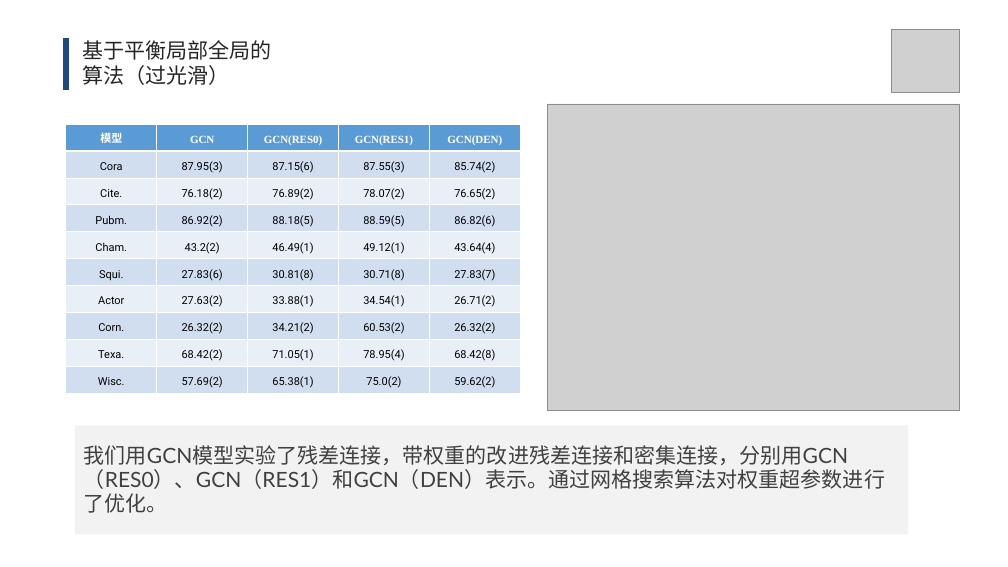
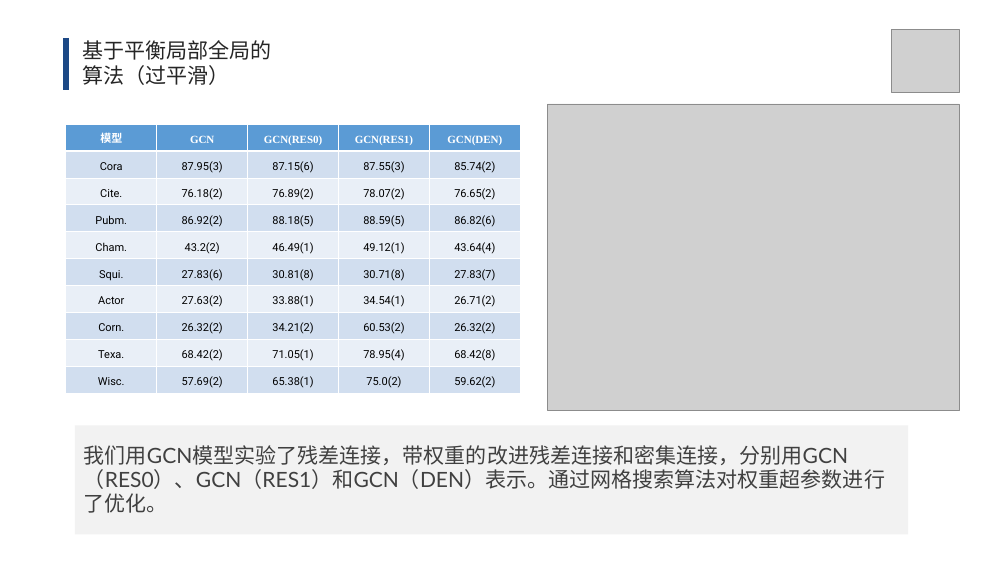
Before and after one commit to lt610/DeepGCN, a slide deck: slide 27 of 毕设提交/ppt/答辩ppt.pptx (slide 26 before the commit). Drawn at 1008x567 pixels with LibreOffice and Linux fonts; fonts in the diff are those of the drawing; grey boxes stand for pictures. Boxes give left, top, right and bottom in pixels: in the first picture for what was removed or moved away, otherwise in the second. Text is boxed around its words. In the diff, an @@ line names an element or a change of style, - is before the commit and + after.

```diff
--- a/毕设提交/ppt/答辩ppt.pptx
+++ b/毕设提交/ppt/答辩ppt.pptx
@@ text at [82,40,271,85]: text changed @@
-基于平衡局部全局的算法（过光滑）
+基于平衡局部全局的算法（过平滑）
```
Also in this commit, not shown: 7 other slides changed, 1 slide added, 13 slides removed.
